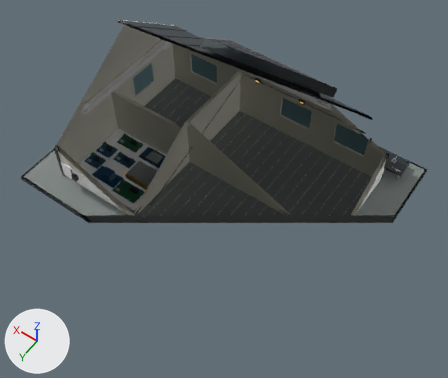
One commit to the glTF model model-domu/3d/dom.glb: the scene before it, then after it.
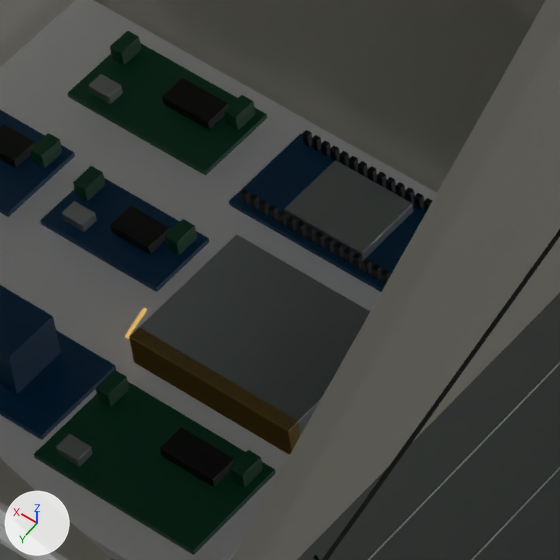
Each version appears first whole from a 50 mm lens placed at (-0.122, 0.819, 0.893), pointed at (0.256, 0.29, 0.062), and next in a close-up on the part from 24% to 41% of the width and 34% to 54% of the height. The axes (+X, +Y, +Z) are drawn at lower left. The lights are the same throughout. The first two pictures are the older version. Everything nearer to the camera than a plane just in front of the edit is cut away. Where no turn or scale is listed for an object, it has been applied to the vertices. Vertices at exactly the same position are counted once.

Before the edit, the objects in view are built like this:
```python
ob_esp32_dutinkova_lista_007 = bpy.data.objects.new('ESP32 dutinkova lista.007', me_cube_308)
ob_esp32_dutinkova_lista_007.location = (0.3999, 0.2909, 0.022)
ob_esp32_dutinkova_lista_009 = bpy.data.objects.new('ESP32 dutinkova lista.009', me_cube_310)
ob_esp32_dutinkova_lista_009.location = (0.4029, 0.2909, 0.022)
ob_esp32_dutinkova_lista_011 = bpy.data.objects.new('ESP32 dutinkova lista.011', me_cube_312)
ob_esp32_dutinkova_lista_011.location = (0.4059, 0.2909, 0.022)
ob_esp32_dutinkova_lista_013 = bpy.data.objects.new('ESP32 dutinkova lista.013', me_cube_314)
ob_esp32_dutinkova_lista_013.location = (0.4089, 0.2909, 0.022)
ob_esp32_dutinkova_lista_015 = bpy.data.objects.new('ESP32 dutinkova lista.015', me_cube_316)
ob_esp32_dutinkova_lista_015.location = (0.4119, 0.2909, 0.022)
ob_esp32_dutinkova_lista_017 = bpy.data.objects.new('ESP32 dutinkova lista.017', me_cube_318)
ob_esp32_dutinkova_lista_017.location = (0.4149, 0.2909, 0.022)
ob_esp32_kovovy_rf_kryt = bpy.data.objects.new('ESP32 kovovy RF kryt', me_cube_299)
ob_esp32_kovovy_rf_kryt.location = (0.4215, 0.279, 0.0215)
ob_esp32_s3_n16r8 = bpy.data.objects.new('ESP32-S3 N16R8', me_cube_298)
ob_esp32_s3_n16r8.location = (0.417, 0.279, 0.0188)
ob_mt3608_svorky = bpy.data.objects.new('MT3608 svorky', me_cube_348)
ob_mt3608_svorky.location = (0.449, 0.3105, 0.0225)
# also in view: 'MT3608 svorky.001' at (0.479, 0.31, 0.023); 'A01 Vodorovny obklad celo.001' at (0.3, 0.401, 0.016); 'INA219 panel 0x40' at (0.507, 0.315, 0.019); 'P09 Servisna doska 150x132x4' at (0.455, 0.323, 0.012); 'MT3608 hlavny obvod' at (0.459, 0.314, 0.022)
```
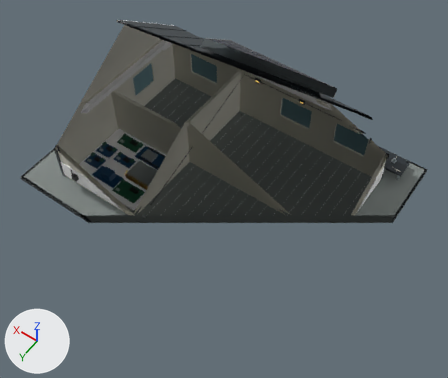
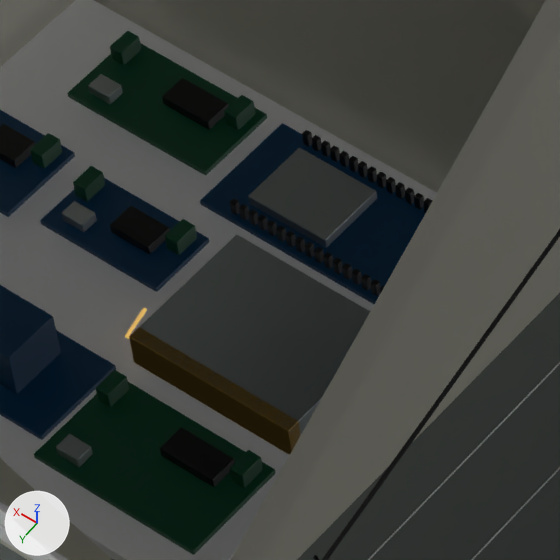
Changed parts and their boxes (x1, y1, x2, y2) in the close-ups (560 x 560 px):
'ESP32-S3 N16R8', reshaped, moved (15% wider, 14% taller)
    before: (229, 134, 426, 292)
    after: (200, 123, 426, 304)
'ESP32 kovovy RF kryt', moved
    before: (284, 160, 414, 261)
    after: (248, 148, 377, 248)
'ESP32 dutinkova lista.009', moved
    before: (371, 264, 381, 280)
    after: (361, 274, 371, 291)
'ESP32 dutinkova lista.011', moved
    before: (362, 258, 372, 275)
    after: (351, 268, 362, 285)
'ESP32 dutinkova lista.013', moved
    before: (352, 253, 362, 269)
    after: (342, 263, 352, 280)
'ESP32 dutinkova lista.021', moved
    before: (315, 231, 325, 248)
    after: (304, 241, 314, 258)
'ESP32 dutinkova lista.017', moved
    before: (333, 242, 344, 259)
    after: (323, 252, 333, 269)
'ESP32 dutinkova lista.023', moved
    before: (305, 226, 315, 243)
    after: (295, 236, 305, 253)
'ESP32 dutinkova lista.027', moved
    before: (286, 215, 297, 232)
    after: (276, 225, 286, 242)
'ESP32 dutinkova lista.033', moved
    before: (259, 199, 269, 216)
    after: (248, 209, 258, 226)
'ESP32 dutinkova lista.029', moved
    before: (277, 210, 287, 226)
    after: (267, 220, 277, 236)
'ESP32 dutinkova lista.015', moved
    before: (343, 247, 353, 264)
    after: (333, 257, 343, 274)
'ESP32 dutinkova lista.035', moved
    before: (249, 194, 259, 210)
    after: (239, 204, 249, 220)
'ESP32 dutinkova lista.037', moved
    before: (240, 188, 250, 205)
    after: (230, 198, 240, 215)
'ESP32 dutinkova lista.019', moved
    before: (324, 237, 334, 253)
    after: (314, 247, 324, 263)
'ESP32 dutinkova lista.025', moved
    before: (296, 220, 306, 237)
    after: (285, 230, 296, 247)
'ESP32 dutinkova lista.031', moved
    before: (268, 204, 278, 221)
    after: (257, 214, 268, 231)
'ESP32 dutinkova lista.007', moved
    before: (381, 269, 391, 285)
    after: (370, 279, 381, 296)

The edits, one by one:
me_cube_298 is used by ob_esp32_s3_n16r8; location (0.417, 0.279, 0.0188).
me_cube_298 had 56 vertices, 108 faces and spanned x -0.032..0.032, y -0.014..0.014, z -0.0008..0.0008.
me_cube_298 now has 56 vertices, 108 faces and spans x -0.035..0.035, y -0.016..0.016, z -0.0008..0.0008.
me_cube_298 part 1: the whole mesh is multiplied about its middle by the matrix ((1.094, 0.0, 0.0), (0.0, 1.144, 0.0), (0.0, 0.0, 1.0)).
Object 'ESP32-S3 N16R8' (ob_esp32_s3_n16r8) moves from (0.417, 0.279, 0.0188) to (0.42, 0.281, 0.0188).
Object 'ESP32 kovovy RF kryt' (ob_esp32_kovovy_rf_kryt) moves from (0.4215, 0.279, 0.0215) to (0.4315, 0.281, 0.0215).
Object 'ESP32 dutinkova lista.007' (ob_esp32_dutinkova_lista_007) moves from (0.3999, 0.2909, 0.022) to (0.3999, 0.2949, 0.022).
Object 'ESP32 dutinkova lista.009' (ob_esp32_dutinkova_lista_009) moves from (0.4029, 0.2909, 0.022) to (0.4029, 0.2949, 0.022).
Object 'ESP32 dutinkova lista.011' (ob_esp32_dutinkova_lista_011) moves from (0.4059, 0.2909, 0.022) to (0.4059, 0.2949, 0.022).
Object 'ESP32 dutinkova lista.013' (ob_esp32_dutinkova_lista_013) moves from (0.4089, 0.2909, 0.022) to (0.4089, 0.2949, 0.022).
Object 'ESP32 dutinkova lista.015' (ob_esp32_dutinkova_lista_015) moves from (0.4119, 0.2909, 0.022) to (0.4119, 0.2949, 0.022).
Object 'ESP32 dutinkova lista.017' (ob_esp32_dutinkova_lista_017) moves from (0.4149, 0.2909, 0.022) to (0.4149, 0.2949, 0.022).
Object 'ESP32 dutinkova lista.019' (ob_esp32_dutinkova_lista_019) moves from (0.4179, 0.2909, 0.022) to (0.4179, 0.2949, 0.022).
Object 'ESP32 dutinkova lista.021' (ob_esp32_dutinkova_lista_021) moves from (0.4209, 0.2909, 0.022) to (0.4209, 0.2949, 0.022).
Object 'ESP32 dutinkova lista.023' (ob_esp32_dutinkova_lista_023) moves from (0.4239, 0.2909, 0.022) to (0.4239, 0.2949, 0.022).
Object 'ESP32 dutinkova lista.025' (ob_esp32_dutinkova_lista_025) moves from (0.4269, 0.2909, 0.022) to (0.4269, 0.2949, 0.022).
Object 'ESP32 dutinkova lista.027' (ob_esp32_dutinkova_lista_027) moves from (0.4299, 0.2909, 0.022) to (0.4299, 0.2949, 0.022).
Object 'ESP32 dutinkova lista.029' (ob_esp32_dutinkova_lista_029) moves from (0.4329, 0.2909, 0.022) to (0.4329, 0.2949, 0.022).
Object 'ESP32 dutinkova lista.031' (ob_esp32_dutinkova_lista_031) moves from (0.4359, 0.2909, 0.022) to (0.4359, 0.2949, 0.022).
Object 'ESP32 dutinkova lista.033' (ob_esp32_dutinkova_lista_033) moves from (0.4389, 0.2909, 0.022) to (0.4389, 0.2949, 0.022).
Object 'ESP32 dutinkova lista.035' (ob_esp32_dutinkova_lista_035) moves from (0.4419, 0.2909, 0.022) to (0.4419, 0.2949, 0.022).
Object 'ESP32 dutinkova lista.037' (ob_esp32_dutinkova_lista_037) moves from (0.4449, 0.2909, 0.022) to (0.4449, 0.2949, 0.022).
